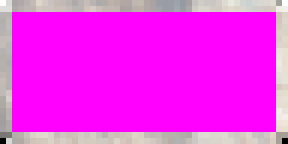
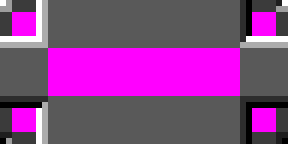
The second w=288, h=144 image is a revision of the first. Changes to its layers:
painted on "ConnL" over [0, 6, 48, 138]
painted on "ConnR" over [240, 6, 288, 138]
painted on "ConnT" over [6, 0, 282, 48]
painted on "ConnB" over [6, 96, 282, 144]
